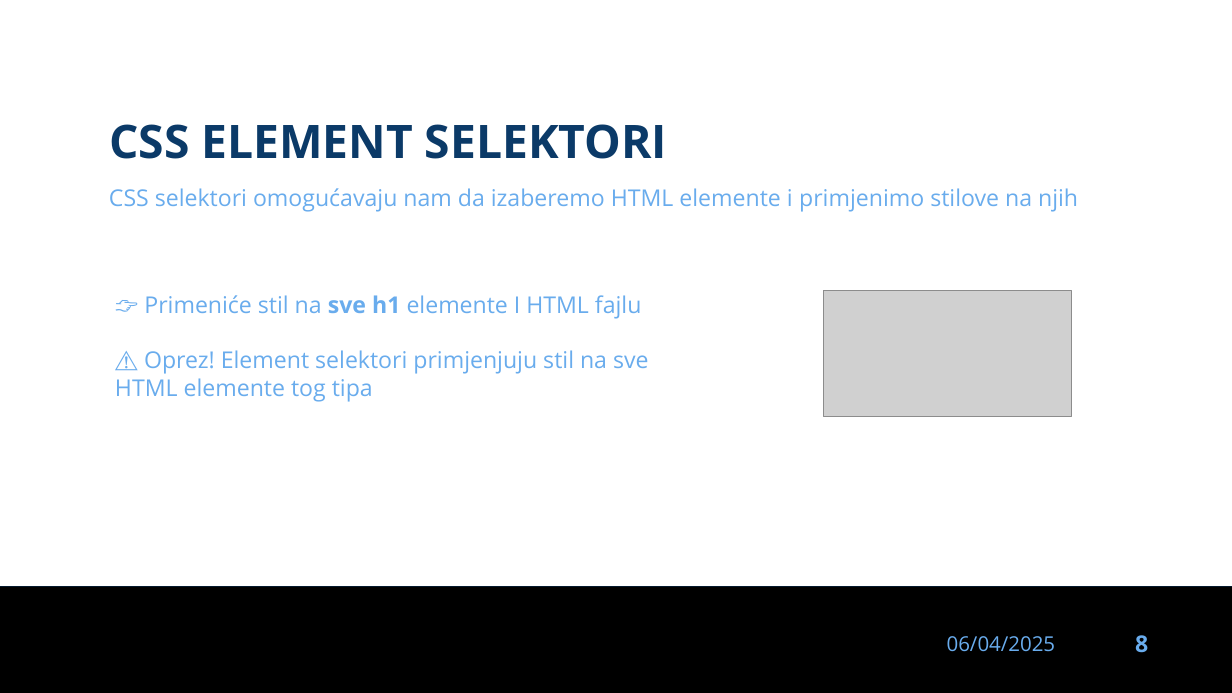
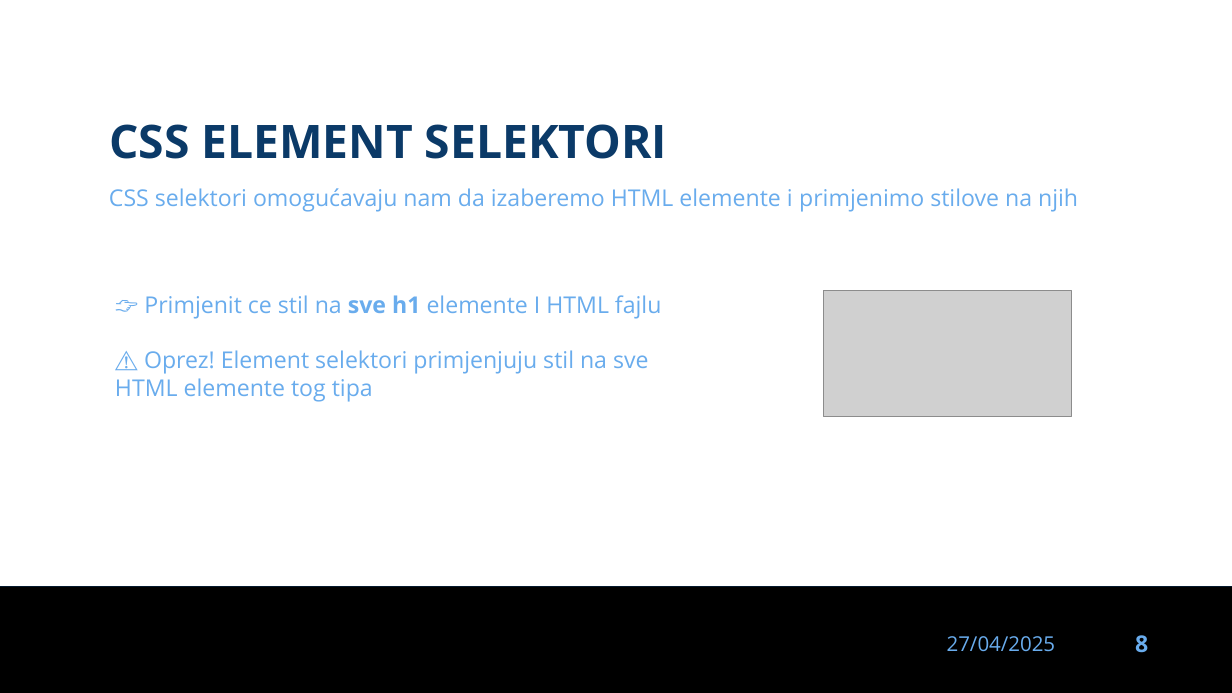
Before and after one commit to dinoDuvnjak/CTK, a slide deck: slide 8 of Bootcamp/css-uvod/css-uvod.pptx. Drawn at 1232x693 pixels with LibreOffice and Linux fonts; fonts in the diff are those of the drawing; grey boxes stand for pictures; background and template pictures are left out. Boxes give left, top, right and bottom in pixels: in the first picture for what was removed or moved away, otherwise in the second. Text is boxed around its words. In the diff, an @@ line names an element or a change of style, - is before the commit and + after.

```diff
--- a/Bootcamp/css-uvod/css-uvod.pptx
+++ b/Bootcamp/css-uvod/css-uvod.pptx
@@ text at (144, 295, 661, 319): text changed @@
-👉 Primeniće stil na sve h1 elemente I HTML fajlu
+👉 Primjenit ce stil na sve h1 elemente I HTML fajlu
@@ text at (947, 636, 1056, 652): text changed @@
-06/04/2025
+27/04/2025
```
Also in this commit, not shown: 34 other slides changed, 3 slides added, 8 other files.
